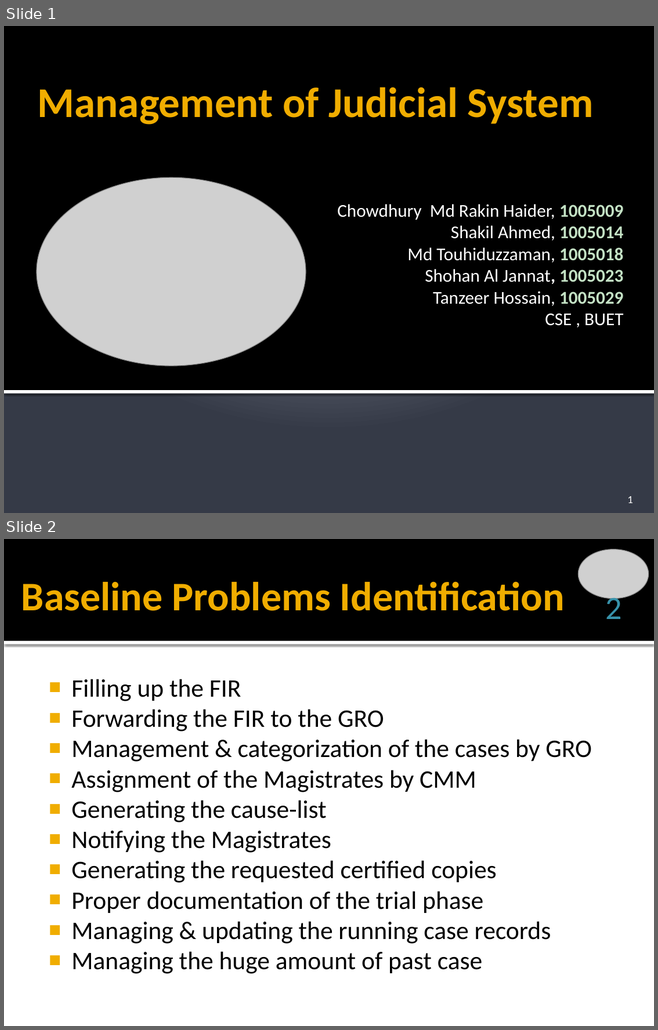
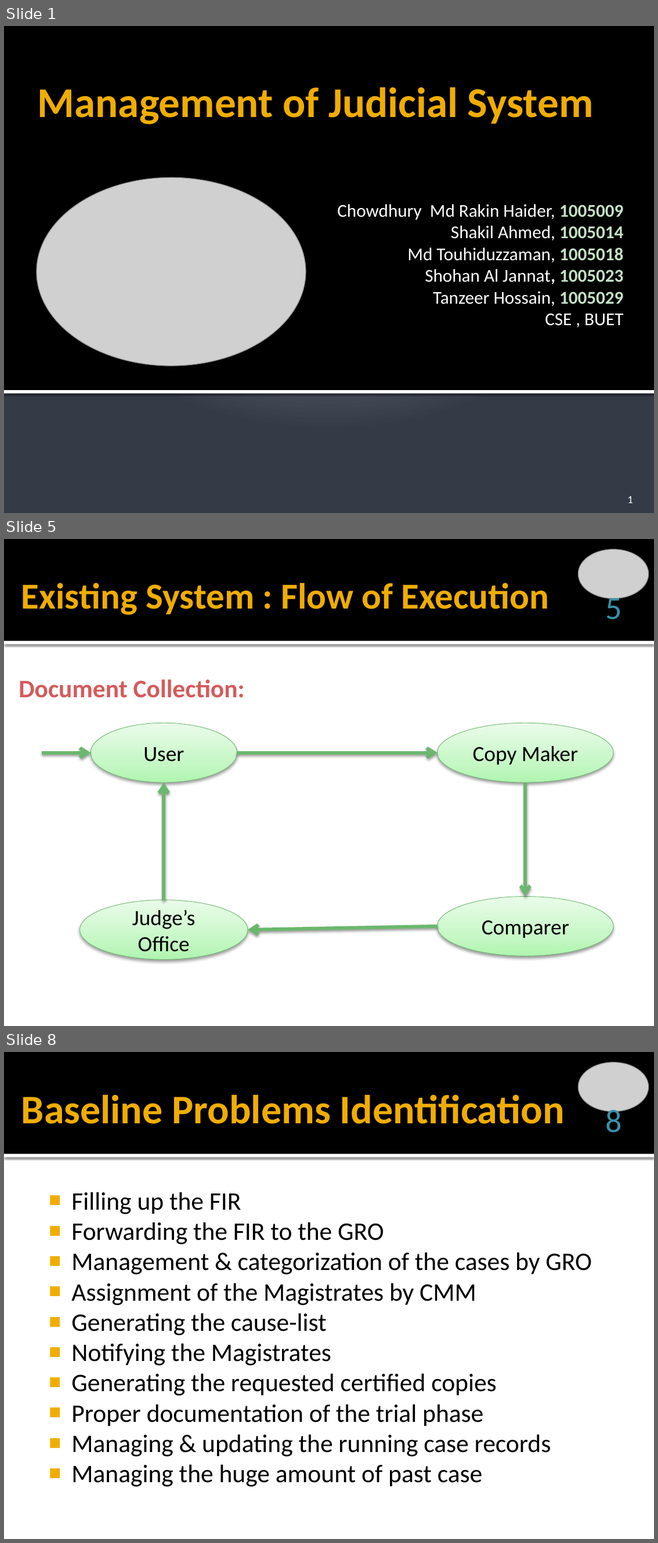
Before and after one commit to Touhid18/CSE308-Management_of_Judicial_System-1005009_1005014_1005018_1005023_1005029, a slide deck: ISD_Management_of_Judicial_System_P2.pptx. Shown one above the other, each under a label of ours: slides 1 and 2 before the commit, slides 1, 5 and 8 after it; the slides between them are not shown. The pictures are 658x1030 and 658x1543 pixels, drawn with LibreOffice and Linux fonts; fonts in the diff are those of the drawing; grey boxes stand for pictures. Boxes give left, top, right and bottom in pixels: in the first picture for what was removed or moved away, otherwise in the second. Text is boxed around its words. In the diff, an @@ line names an element or a change of style, - is before the commit and + after.

```diff
--- a/ISD_Management_of_Judicial_System_P2.pptx
+++ b/ISD_Management_of_Judicial_System_P2.pptx
@@ slide 5 added at [4,539,654,1026], background #FFFFFF; not listed: 2 template elements that a slide beside it also shows @@
@@ picture added at [578,549,648,599] @@
@@ title added at [21,583,549,615], 40.5 pt, text #F0AD00, bold @@
+Existing System : Flow of Execution
@@ page number added at [605,592,622,620], 36 pt, text #3792AA @@
+5
@@ text added at [18,679,245,698], 28 pt, text gradient #D66666 to #D55C5B to #C23F3D, bold @@
+Document Collection:
@@ ellipse added at [90,723,237,783], fill gradient #B0F6B1 to #C8F8C8 to #E9FDE9, outline #67B569 0.5 pt, 24 pt, text #000000 @@
+User
@@ ellipse added at [437,723,614,783], fill gradient #B0F6B1 to #C8F8C8 to #E9FDE9, outline #67B569 0.5 pt, 24 pt, text #000000 @@
+Copy Maker
@@ arrow added from (42, 752) to (90, 752), #6BB76D 3.82 pt @@
@@ arrow added from (237, 752) to (437, 752), #6BB76D 3.82 pt @@
@@ arrow added from (164, 900) to (164, 783), #6BB76D 3.82 pt @@
@@ arrow added from (525, 783) to (525, 897), #6BB76D 3.82 pt @@
@@ ellipse added at [80,900,248,960], fill gradient #B0F6B1 to #C8F8C8 to #E9FDE9, outline #67B569 0.5 pt, 24 pt, text #000000 @@
+Judge’s Office
@@ ellipse added at [437,897,614,957], fill gradient #B0F6B1 to #C8F8C8 to #E9FDE9, outline #67B569 0.5 pt, 24 pt, text #000000 @@
+Comparer
@@ arrow added from (437, 926) to (248, 930), #6BB76D 3.82 pt @@
@@ what was slide 2 is now slide 8 @@
@@ page number at [605,1105,622,1133]: text changed @@
-2
+8
```
Also in this commit, not shown: 2 slides changed, 6 other slides added, 1 other file.
